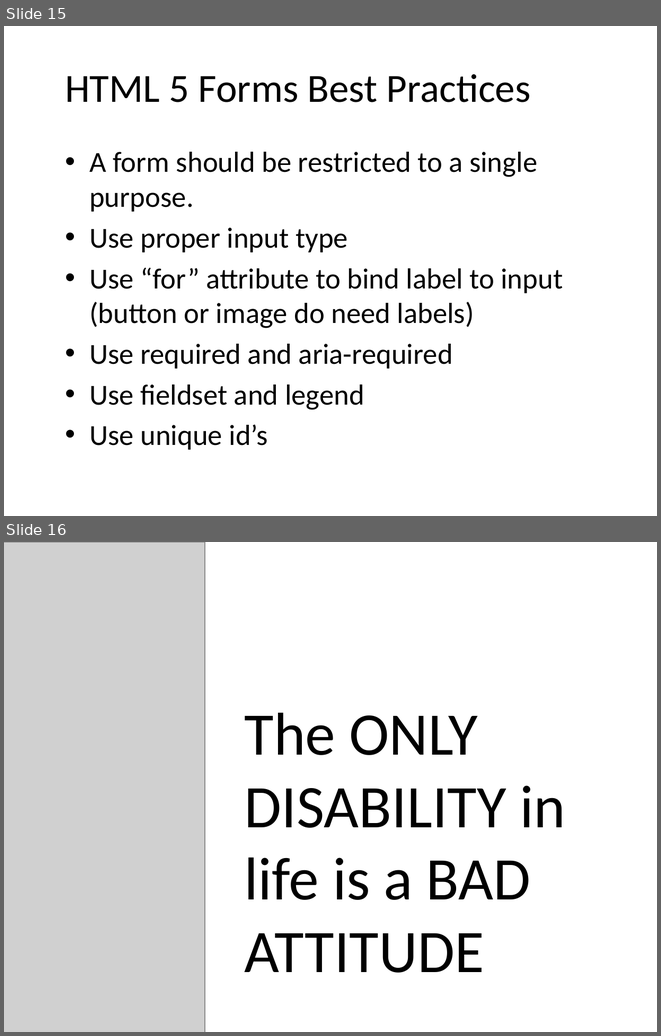
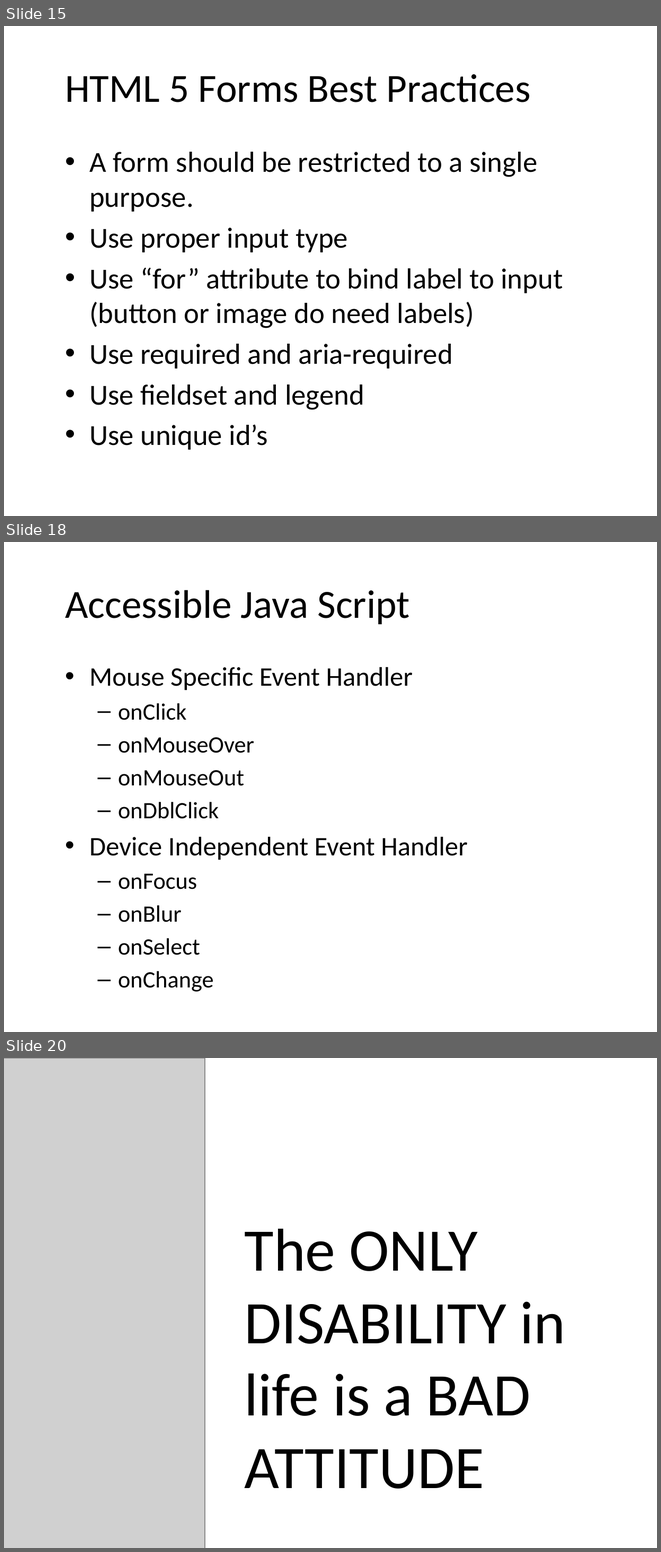
Before and after one commit to punchouty/accessibility, a slide deck: ppt/aria.pptx. Shown one above the other, each under a label of ours: slides 15 and 16 before the commit, slides 15, 18 and 20 after it; the slides between them are not shown. The pictures are 661x1036 and 661x1552 pixels, drawn with LibreOffice and Linux fonts; fonts in the diff are those of the drawing; grey boxes stand for pictures; background and template pictures are left out. Boxes give left, top, right and bottom in pixels: in the first picture for what was removed or moved away, otherwise in the second. Text is boxed around its words. In the diff, an @@ line names an element or a change of style, - is before the commit and + after.

```diff
--- a/ppt/aria.pptx
+++ b/ppt/aria.pptx
@@ slide 18 added at [4,542,657,1032], background picture (left out) @@
@@ title added at [65,590,410,624], 44 pt, text #000000 @@
+Accessible Java Script
@@ text added at [89,667,467,955], 25.9 pt, text #000000 @@
+• Mouse Specific Event Handler
+  – onClick
+  – onMouseOver
+  – onMouseOut
+  – onDblClick
+• Device Independent Event Handler
+  – onFocus
+  – onBlur
+  – onSelect
+  – onChange
@@ what was slide 16 is now slide 20 @@
```
Also in this commit, not shown: 5 slides changed, 3 other slides added, 12 other files.
